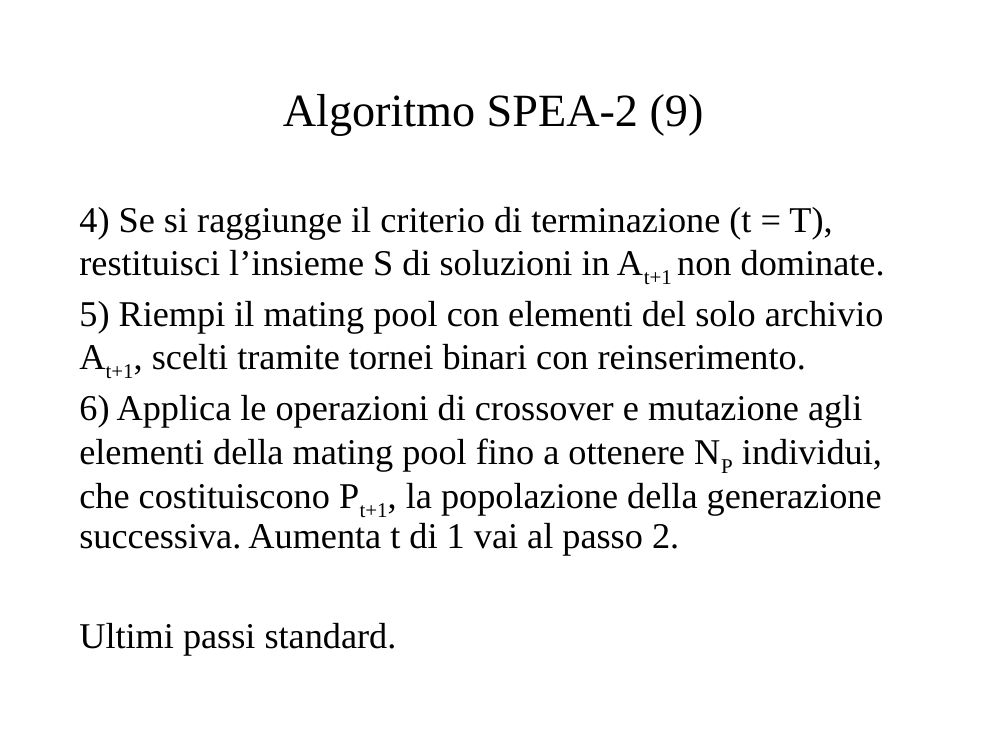
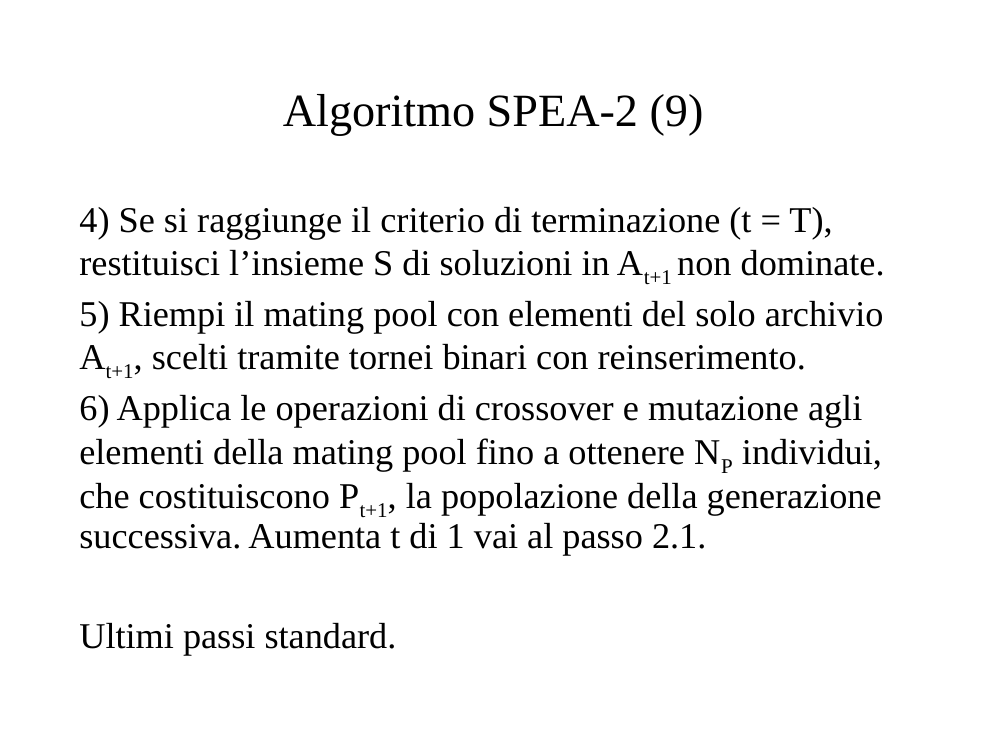
Before and after one commit to micferr/OptimizationProject, a slide deck: slide 20 of Presentation/Presentazione.pptx. Drawn at 1008x756 pixels with LibreOffice and Linux fonts; fonts in the diff are those of the drawing. Boxes give left, top, right and bottom in pixels: in the first picture for what was removed or moved away, otherwise in the second. Text is boxed around its words. In the diff, an @@ line names an element or a change of style, - is before the commit and + after.

```diff
--- a/Presentation/Presentazione.pptx
+++ b/Presentation/Presentazione.pptx
@@ text at <box>79,394,882,556</box>: text changed @@
-6) Applica le operazioni di crossover e mutazione agli elementi della mating pool fino a ottenere NP individui, che costituiscono Pt+1, la popolazione della generazione successiva. Aumenta t di 1 vai al passo 2.
+6) Applica le operazioni di crossover e mutazione agli elementi della mating pool fino a ottenere NP individui, che costituiscono Pt+1, la popolazione della generazione successiva. Aumenta t di 1 vai al passo 2.1.
```
Also in this commit, not shown: 2 slides added, 1 other file.
